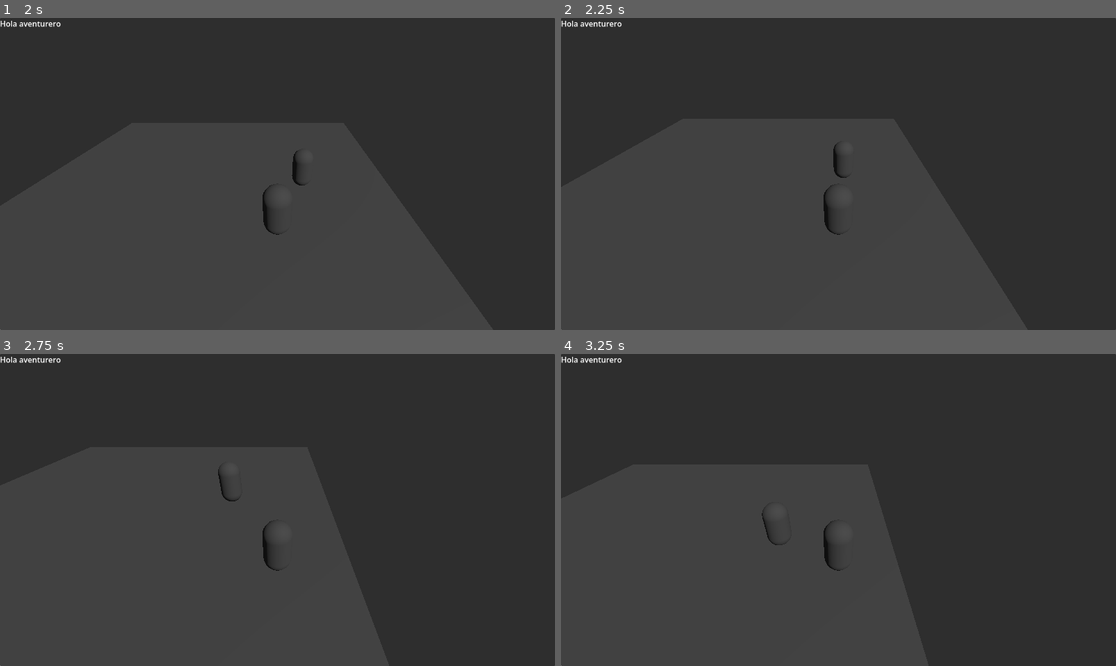
Above: before the commit, frames 1-4 (two rows, left to right).
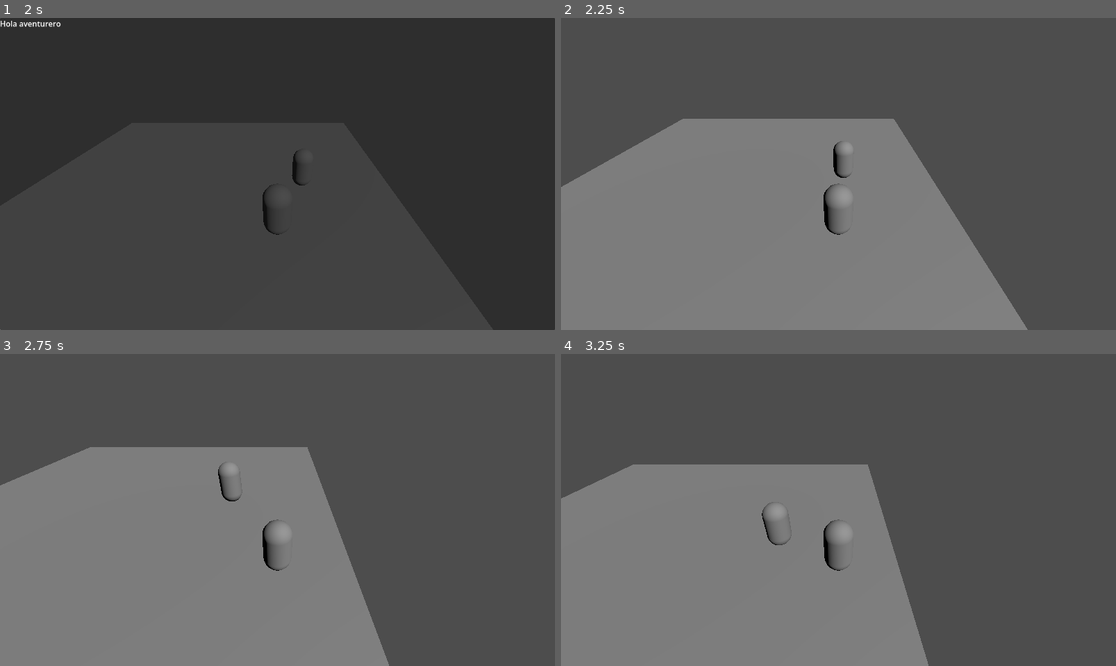
Above: after the commit, the same moments.

Repository: horangelmillan/godot_proyect
Game: Godot game, scene res://Main.tscn
Same seed, same stepped clock (60 frames per second), same inputs: the game is played once before the commit and once after it.
Inputs:
- Up to frame 1 (2 s): tap Enter (ui_accept) at 0.5, 0.77, 1.52 s; hold Right (ui_right) 0.53-1.28 s; tap E (interact) at 0.6, 1.35 s; hold Down (ui_down) from 1.28 s (still down)
- Up to frame 2 (2.25 s): release Down (ui_down) at 2.03 s; hold Right (ui_right) from 2.03 s (still down); tap E (interact) at 2.1 s
- Up to frame 3 (2.75 s): keep holding Right (ui_right)
- Up to frame 4 (3.25 s): release Right (ui_right) at 2.78 s; hold Up (ui_up) from 2.78 s (still down); tap E (interact) at 2.85 s; tap Enter (ui_accept) at 3.02 s

Frame 1 is identical in both runs. In frame 2, 100% of the frame differs, in the area x 0-100%, y 0-100%; in frame 3, 100%; in frame 4, 100%.

Commit message:
Dialogue open and close system

Diff:
--- a/nuevo-proyecto-de-juego/player.gd
+++ b/nuevo-proyecto-de-juego/player.gd
@@ -3,6 +3,29 @@
 const SPEED = 5.0
 const JUMP_VELOCITY = 4.5
 var interaction_distance = 1.5
+
+func handle_interaction():
+
+	var ui = get_tree().get_first_node_in_group("ui")
+
+	if ui and ui.is_dialogue_open():
+		ui.hide_dialogue()
+	else:
+		try_interact()
+
+func try_interact():
+
+	var npcs = get_tree().get_nodes_in_group("npc")
+
+	for npc in npcs:
+
+		var distance = global_position.distance_to(
+			npc.global_position
+		)
+
+		if distance < interaction_distance:
+			npc.interact()
+			return
 
 func _physics_process(delta: float) -> void:
 	# Add the gravity.
@@ -25,20 +48,6 @@
 		velocity.z = move_toward(velocity.z, 0, SPEED)
 
 	if Input.is_action_just_pressed("interact"):
-		try_interact()
+		handle_interaction()
 
 	move_and_slide()
-
-func try_interact():
-
-	var npcs = get_tree().get_nodes_in_group("npc")
-
-	for npc in npcs:
-
-		var distance = global_position.distance_to(
-			npc.global_position
-		)
-
-		if distance < interaction_distance:
-			npc.interact()
-			return
--- a/nuevo-proyecto-de-juego/ui.gd
+++ b/nuevo-proyecto-de-juego/ui.gd
@@ -2,12 +2,26 @@
 
 @onready var dialogue_box = $DialogueBox
 @onready var dialogue_text = $DialogueBox/DialogueText
+var dialogue_open = false
 
 func show_dialogue(text):
 
 	dialogue_text.text = text
 	dialogue_box.visible = true
+	dialogue_open = true
 
 func hide_dialogue():
 
 	dialogue_box.visible = false
+	dialogue_open = false
+
+func is_dialogue_open():
+	return dialogue_open
+
+func consume_interact():
+	return dialogue_open
+
+func toggle_dialogue():
+
+	if dialogue_open:
+		hide_dialogue()
